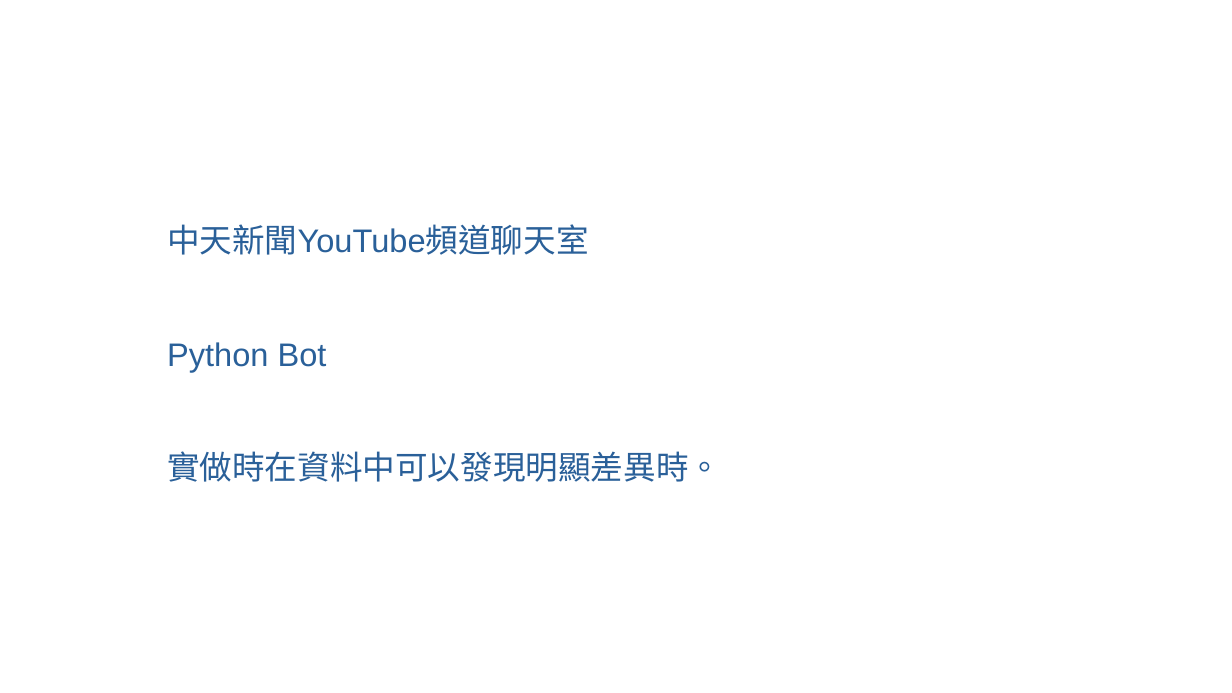
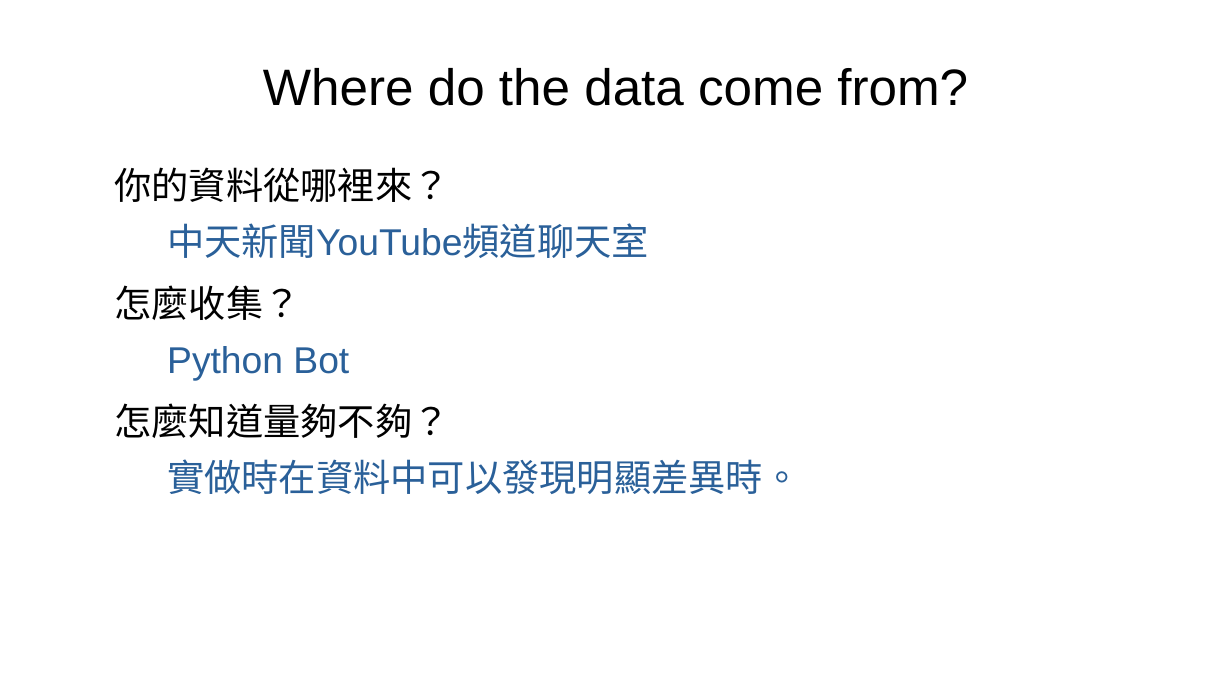
Before and after one commit to PeterWolf-tw/NTNU_TextProcessing_2020, a slide deck: slide 5 of week14/Week14_SedNeoCat.odp (slide 6 before the commit). Drawn at 1232x693 pixels with LibreOffice and Linux fonts; fonts in the diff are those of the drawing; background and template pictures are left out. Boxes give left, top, right and bottom in pixels: in the first picture for what was removed or moved away, otherwise in the second. Text is boxed around its words. In the diff, an @@ line names an element or a change of style, - is before the commit and + after.

```diff
--- a/week14/Week14_SedNeoCat.odp
+++ b/week14/Week14_SedNeoCat.odp
@@ title "Where do the data come ..." at <box>263,68,968,106</box>: text colour #FFFFFF to #000000 @@
@@ text "你的資料從哪裡來？" at <box>114,167,800,494</box>: text colour #FFFFFF to #000000 in "你的資料從哪裡來？", "怎麼收集？", "怎麼知道量夠不夠？"; size 21 to 24 pt in "中天新聞YouTube頻道聊天室", "Python Bot", "實做時在資料中可以發現明顯差異時。"; indent changed; line spacing 1 to 0.9; more space between paragraphs @@
```
Also in this commit, not shown: 6 other slides changed, 7 slides added, 1 slide removed.
